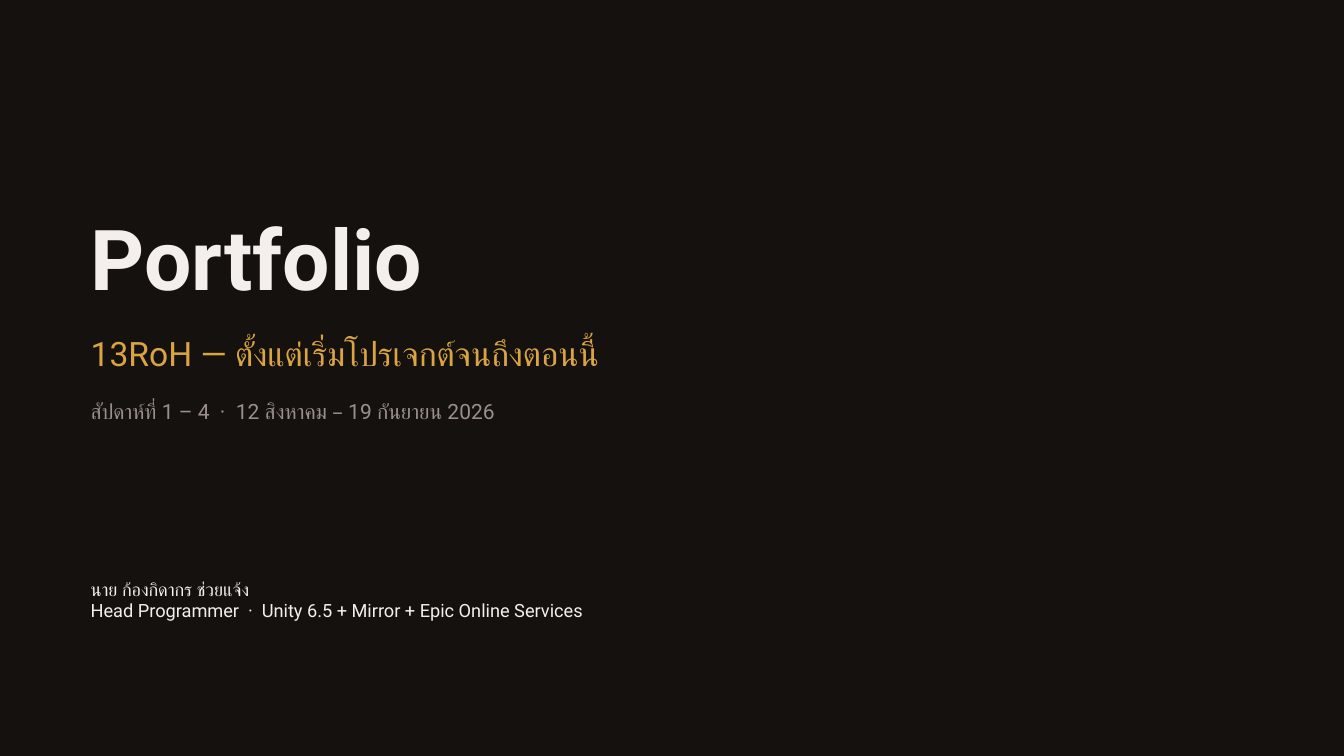
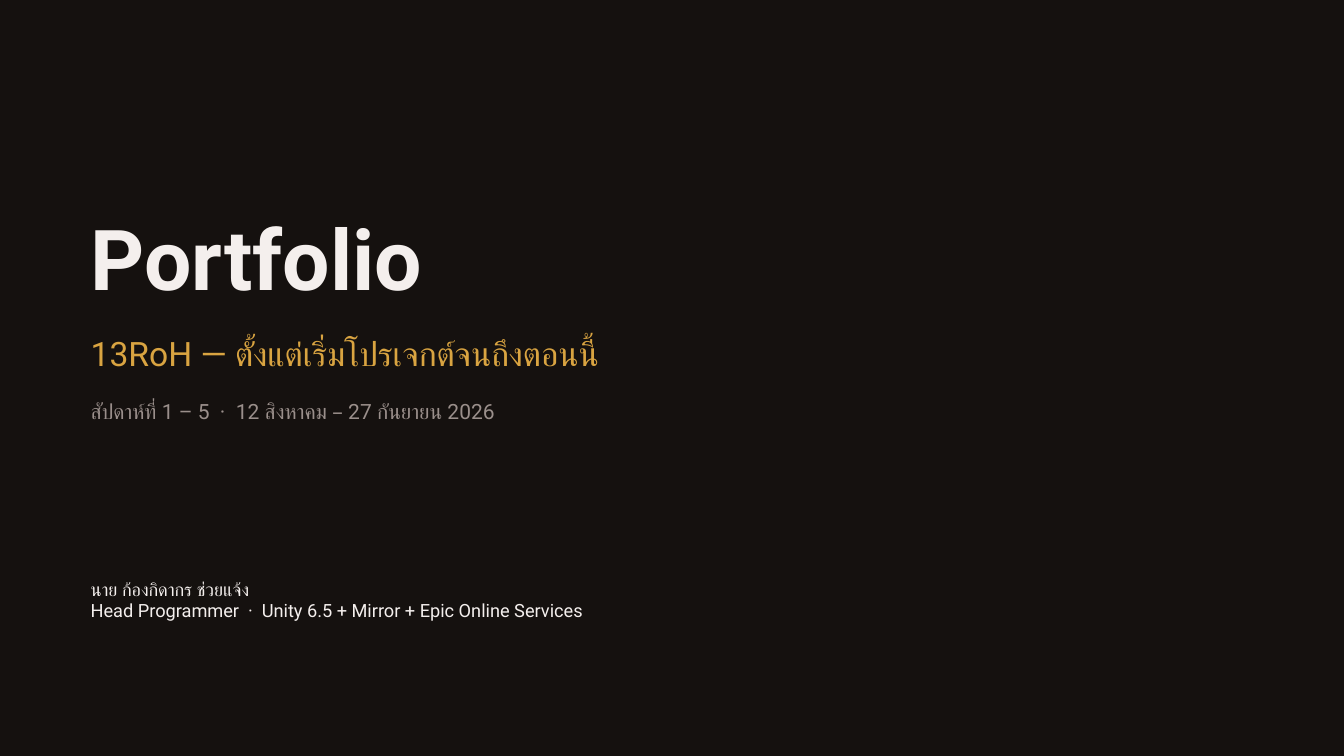
Before and after one commit to AtirojDev12/Pre-Thesis, a slide deck: slide 1 of Kong & Head Pro Grammer Presentation/Portfolio Kongkidakorn Chuayjang.pptx. Drawn at 1344x756 pixels with LibreOffice and Linux fonts; fonts in the diff are those of the drawing. Boxes give left, top, right and bottom in pixels: in the first picture for what was removed or moved away, otherwise in the second. Text is boxed around its words. In the diff, an @@ line names an element or a change of style, - is before the commit and + after.

```diff
--- a/Kong & Head Pro Grammer Presentation/Portfolio Kongkidakorn Chuayjang.pptx
+++ b/Kong & Head Pro Grammer Presentation/Portfolio Kongkidakorn Chuayjang.pptx
@@ text at (91,402,494,419): text changed @@
-สัปดาห์ที่ 1 – 4 · 12 สิงหาคม – 19 กันยายน 2026
+สัปดาห์ที่ 1 – 5 · 12 สิงหาคม – 27 กันยายน 2026
```
Also in this commit, not shown: 5 other slides changed, 2 slides added, 4 other files.
